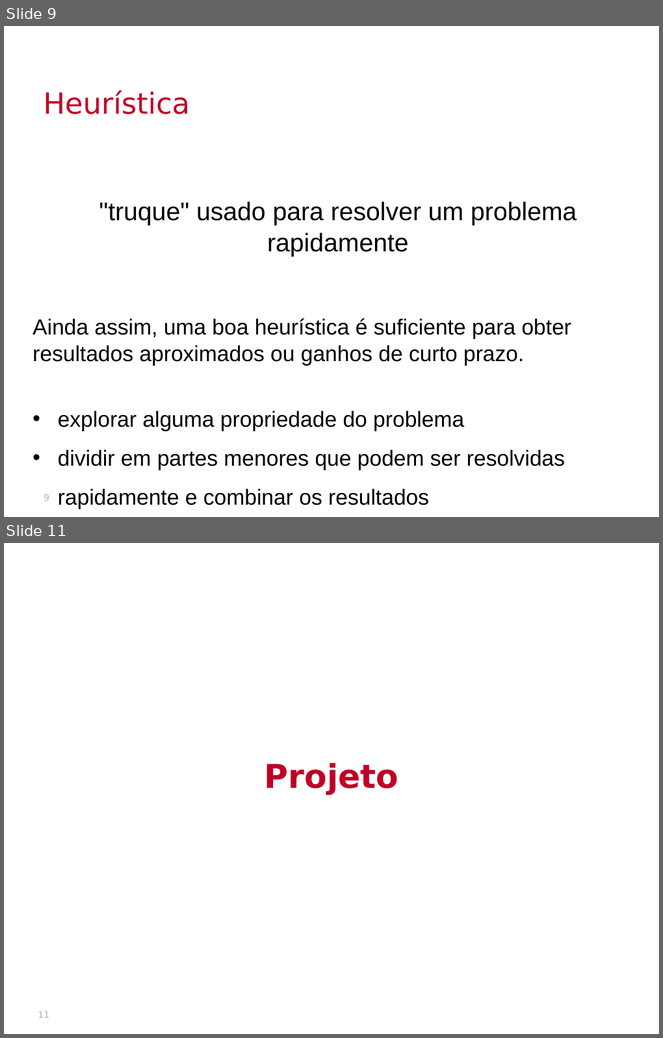
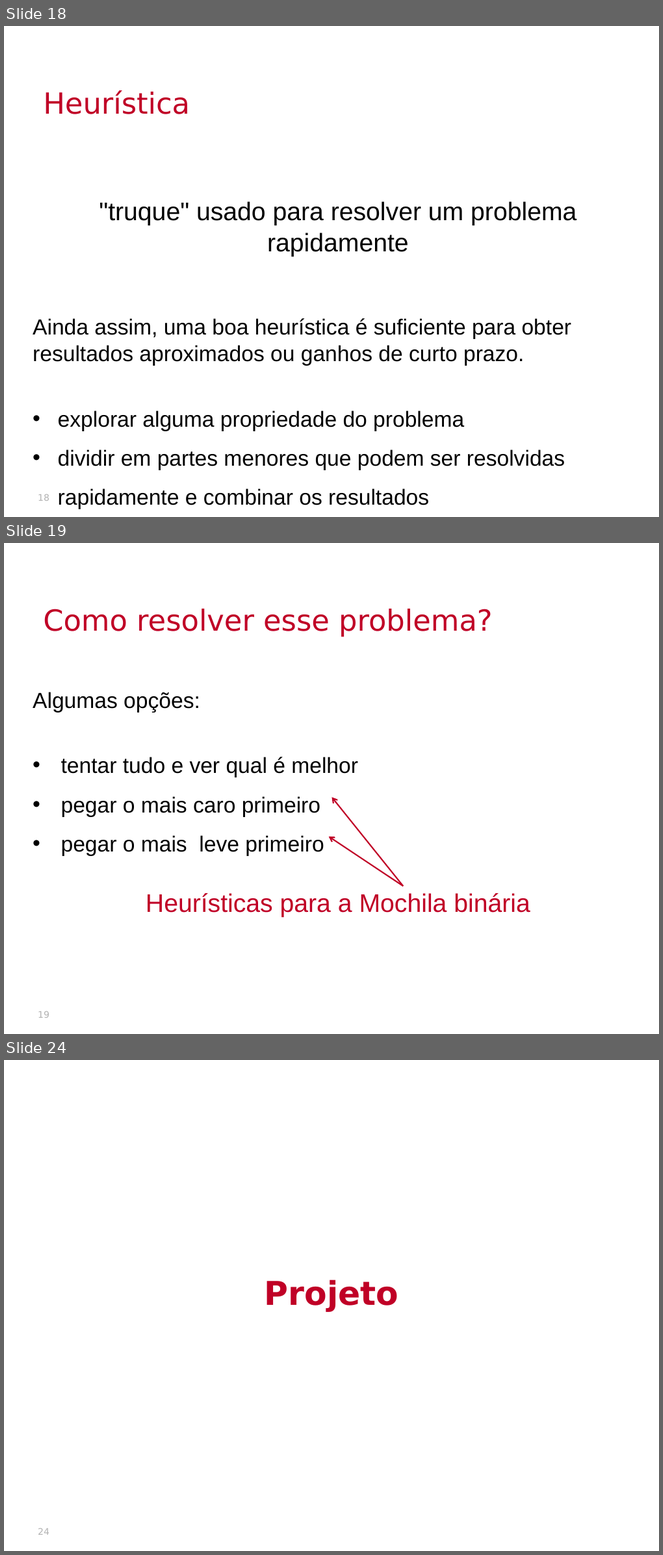
Before and after one commit to thalials/supercomp, a slide deck: aulas/04-projeto-heuristicas/slides.pptx. Shown one above the other, each under a label of ours: slides 9 and 11 before the commit, slides 18, 19 and 24 after it; the slides between them are not shown. The pictures are 663x1038 and 663x1555 pixels, drawn with LibreOffice and Linux fonts; fonts in the diff are those of the drawing; background and template pictures are left out. Boxes give left, top, right and bottom in pixels: in the first picture for what was removed or moved away, otherwise in the second. Text is boxed around its words. In the diff, an @@ line names an element or a change of style, - is before the commit and + after.

```diff
--- a/aulas/04-projeto-heuristicas/slides.pptx
+++ b/aulas/04-projeto-heuristicas/slides.pptx
@@ slide 19 added at (x1=4, y1=543, x2=659, y2=1034), background picture (left out) @@
@@ text added at (x1=43, y1=609, x2=493, y2=637), 32 pt, text #C00026 @@
+Como resolver esse problema?
@@ text added at (x1=33, y1=692, x2=530, y2=917), 24 pt, text #000000 @@
+Algumas opções:
+• tentar tudo e ver qual é melhor
+• pegar o mais caro primeiro
+• pegar o mais leve primeiro
+Heurísticas para a Mochila binária
@@ arrow added from (403, 886) to (332, 797), #C00026 1.5 pt @@
@@ arrow added from (403, 886) to (329, 837), #C00026 1.5 pt @@
@@ arrow added from (403, 886) to (403, 886), #375D8B 0.75 pt @@
@@ page number added at (x1=38, y1=1012, x2=50, y2=1018), 10 pt, text #B2B2B2 @@
+19
@@ what was slide 9 is now slide 18 @@
@@ page number at (x1=38, y1=495, x2=50, y2=501): text changed @@
-9
+18
@@ what was slide 11 is now slide 24 @@
@@ page number at (x1=38, y1=1529, x2=50, y2=1535): text changed @@
-11
+24
```
Also in this commit, not shown: 1 slide changed, 13 other slides added, 1 slide removed, 26 other files.
